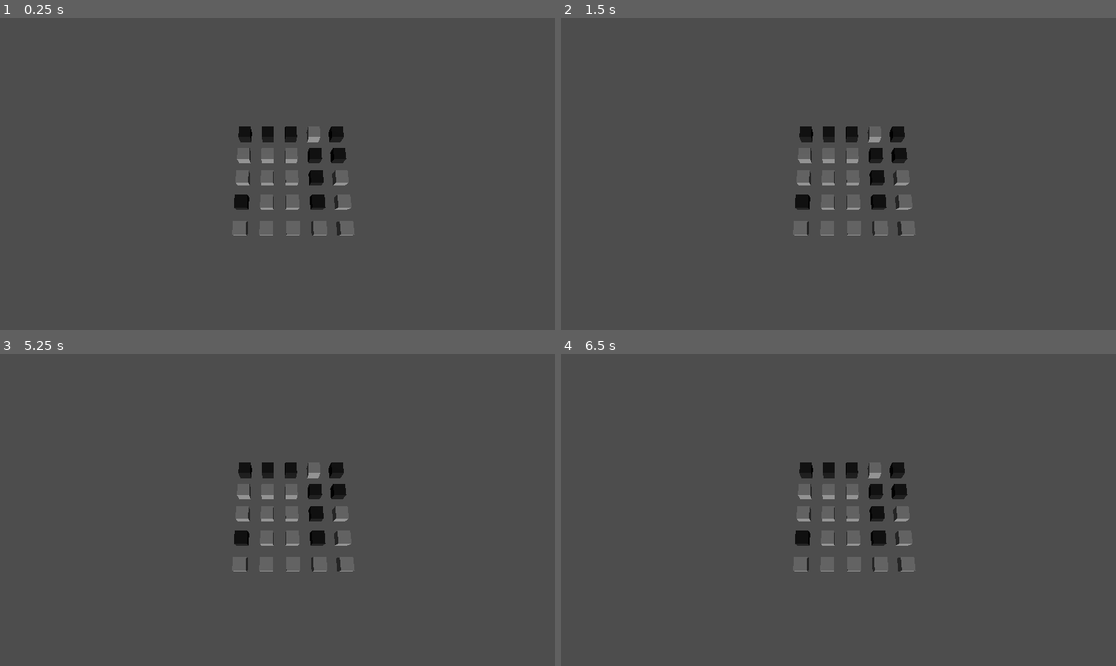
Above: before the commit, frames 1-4 (two rows, left to right).
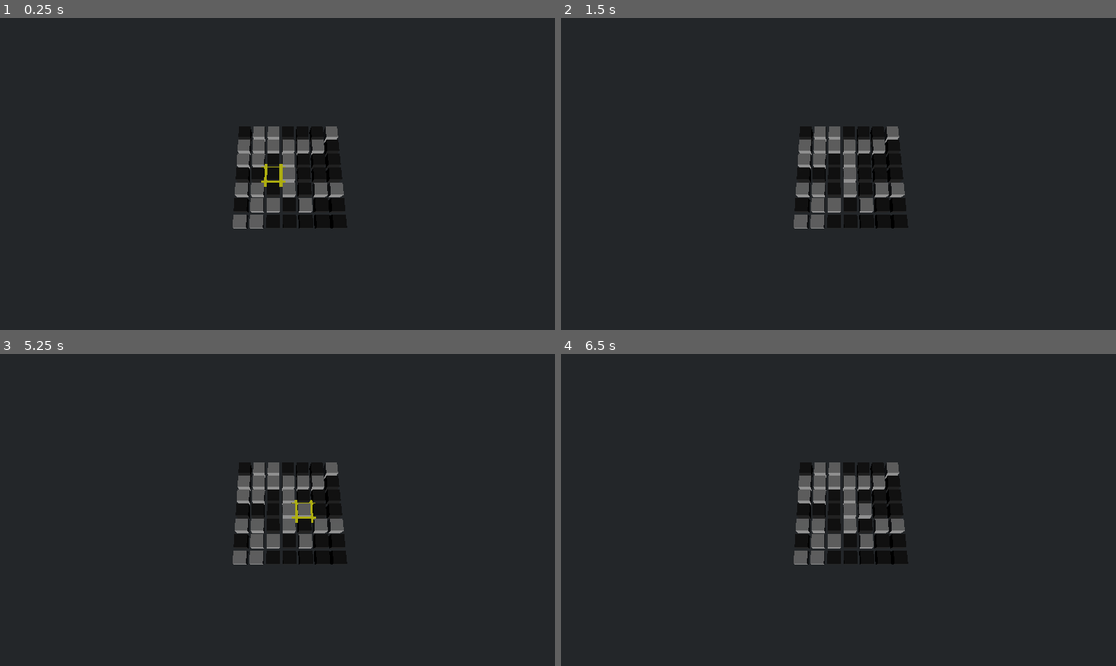
Above: after the commit, the same moments.

Repository: nicoexport/crops
Game: Godot game, scene res://scenes/game.tscn
Two runs of this game, one before a commit and one after it. Both use one fixed random seed, a clock stepped at 60 frames per second and the inputs below.
Inputs (mouse positions are in pixels of both pictures, inside the frame that each line leads up to):
- Up to frame 1 (0.25 s): no input
- Up to frame 2 (1.5 s): tap Enter at 0.5 s; move the mouse to (960, 158) at 0.52 s; click (960, 158) at 0.67 s; tap Space at 1.25 s; move the mouse to (727, 189) at 1.27 s; click (727, 189) at 1.42 s
- Up to frame 3 (5.25 s): tap Enter at 2, 3.5 s; move the mouse to (333, 441) at 2.02 s; click (333, 441) at 2.17 s; tap Space at 2.75, 4.25 s; move the mouse to (249, 572) at 2.77 s; click (249, 572) at 2.92 s; move the mouse to (444, 556) at 3.52 s; click (444, 556) at 3.67 s; move the mouse to (111, 463) at 4.27 s; click (111, 463) at 4.42 s; move the mouse to (305, 510) at 5.02 s; click (305, 510) at 5.17 s
- Up to frame 4 (6.5 s): move the mouse to (755, 432) at 5.77 s; click (755, 432) at 5.92 s

The runs differ from the first frame. In frame 1, 98% of the frame differs, in the area x 0-100%, y 0-100%; in frame 2, 98%; in frame 3, 97%; in frame 4, 97%.

Commit message:
implement interactions

Diff:
--- a/project.godot
+++ b/project.godot
@@ -8,11 +8,15 @@
 
 config_version=5
 
+[animation]
+
+compatibility/default_parent_skeleton_in_mesh_instance_3d=true
+
 [application]
 
 config/name="nicoexport.crops"
 run/main_scene="uid://b558skwnk2fpj"
-config/features=PackedStringArray("4.5", "Forward Plus")
+config/features=PackedStringArray("4.6", "Forward Plus")
 config/icon="res://icon.svg"
 
 [input]
--- a/resources/game_model.tres
+++ b/resources/game_model.tres
@@ -1,9 +1,9 @@
-[gd_resource type="Resource" script_class="GameModel" load_steps=2 format=3 uid="uid://dj5s8ewkfeaac"]
+[gd_resource type="Resource" script_class="GameModel" format=3 uid="uid://dj5s8ewkfeaac"]
 
 [ext_resource type="Script" uid="uid://ijjhclmdxjvy" path="res://scripts/game_model.gd" id="1_bf4gr"]
 
 [resource]
 script = ExtResource("1_bf4gr")
-width = 5
-height = 5
+width = 7
+height = 7
 metadata/_custom_type_script = "uid://ijjhclmdxjvy"
--- a/scenes/game.tscn
+++ b/scenes/game.tscn
@@ -1,204 +1,384 @@
-[gd_scene load_steps=7 format=3 uid="uid://b558skwnk2fpj"]
+[gd_scene format=3 uid="uid://b558skwnk2fpj"]
 
 [ext_resource type="Script" uid="uid://crlpaysy4bf1" path="res://scripts/grid_view.gd" id="1_uwrxv"]
 [ext_resource type="Resource" uid="uid://dj5s8ewkfeaac" path="res://resources/game_model.tres" id="2_yqjtg"]
 [ext_resource type="Script" uid="uid://cswxft7tfn0c3" path="res://scripts/cell_view.gd" id="3_lbhrr"]
 [ext_resource type="Script" uid="uid://ys4vuvkjx0an" path="res://scripts/interactor.gd" id="3_lnu2h"]
 
-[sub_resource type="Environment" id="Environment_lbhrr"]
+[sub_resource type="Environment" id="Environment_iywne"]
+background_mode = 1
+background_color = Color(0.1376, 0.14954665, 0.16, 1)
 
 [sub_resource type="StandardMaterial3D" id="StandardMaterial3D_yqjtg"]
 albedo_color = Color(0, 0, 0, 1)
 
-[node name="Game" type="Node3D"]
-
-[node name="Camera3D" type="Camera3D" parent="."]
+[node name="Game" type="Node3D" unique_id=1601715690]
+
+[node name="WorldEnvironment" type="WorldEnvironment" parent="." unique_id=1281295874]
+environment = SubResource("Environment_iywne")
+
+[node name="DirectionalLight3D" type="DirectionalLight3D" parent="." unique_id=1612295325]
+transform = Transform3D(1, 0, 0, 0, 0.93622524, 0.3514005, 0, -0.3514005, 0.93622524, 0, 5.2355986, 0)
+
+[node name="Camera3D" type="Camera3D" parent="." unique_id=449331607]
 transform = Transform3D(1, 0, 0, 0, 0.30158794, 0.95343834, 0, -0.95343834, 0.30158794, 2.8360748, 16.069145, 8.72625)
-environment = SubResource("Environment_lbhrr")
-
-[node name="GridView" type="Node3D" parent="."]
+
+[node name="GridView" type="Node3D" parent="." unique_id=639960668]
 script = ExtResource("1_uwrxv")
 cell_material_override = SubResource("StandardMaterial3D_yqjtg")
+spacing = Vector2(0.25, 0.25)
 model = ExtResource("2_yqjtg")
 
-[node name="@CSGBox3D@21015" type="CSGBox3D" parent="GridView"]
-use_collision = true
-script = ExtResource("3_lbhrr")
-
-[node name="@CSGBox3D@21016" type="CSGBox3D" parent="GridView"]
-transform = Transform3D(1, 0, 0, 0, 1, 0, 0, 0, 1, 0, 0, 2)
-use_collision = true
-material = SubResource("StandardMaterial3D_yqjtg")
-script = ExtResource("3_lbhrr")
-y = 1
-
-[node name="@CSGBox3D@21017" type="CSGBox3D" parent="GridView"]
-transform = Transform3D(1, 0, 0, 0, 1, 0, 0, 0, 1, 0, 0, 4)
-use_collision = true
-script = ExtResource("3_lbhrr")
-y = 2
-
-[node name="@CSGBox3D@21018" type="CSGBox3D" parent="GridView"]
-transform = Transform3D(1, 0, 0, 0, 1, 0, 0, 0, 1, 0, 0, 6)
-use_collision = true
-script = ExtResource("3_lbhrr")
-y = 3
-
-[node name="@CSGBox3D@21019" type="CSGBox3D" parent="GridView"]
-transform = Transform3D(1, 0, 0, 0, 1, 0, 0, 0, 1, 0, 0, 8)
-use_collision = true
-script = ExtResource("3_lbhrr")
-y = 4
-
-[node name="@CSGBox3D@21020" type="CSGBox3D" parent="GridView"]
-transform = Transform3D(1, 0, 0, 0, 1, 0, 0, 0, 1, 2, 0, 0)
-use_collision = true
-material = SubResource("StandardMaterial3D_yqjtg")
-script = ExtResource("3_lbhrr")
-x = 1
-
-[node name="@CSGBox3D@21021" type="CSGBox3D" parent="GridView"]
-transform = Transform3D(1, 0, 0, 0, 1, 0, 0, 0, 1, 2, 0, 2)
-use_collision = true
-script = ExtResource("3_lbhrr")
-x = 1
-y = 1
-
-[node name="@CSGBox3D@21022" type="CSGBox3D" parent="GridView"]
-transform = Transform3D(1, 0, 0, 0, 1, 0, 0, 0, 1, 2, 0, 4)
-use_collision = true
-script = ExtResource("3_lbhrr")
-x = 1
-y = 2
-
-[node name="@CSGBox3D@21023" type="CSGBox3D" parent="GridView"]
-transform = Transform3D(1, 0, 0, 0, 1, 0, 0, 0, 1, 2, 0, 6)
-use_collision = true
-script = ExtResource("3_lbhrr")
-x = 1
-y = 3
-
-[node name="@CSGBox3D@21024" type="CSGBox3D" parent="GridView"]
-transform = Transform3D(1, 0, 0, 0, 1, 0, 0, 0, 1, 2, 0, 8)
-use_collision = true
-material = SubResource("StandardMaterial3D_yqjtg")
-script = ExtResource("3_lbhrr")
-x = 1
-y = 4
-
-[node name="@CSGBox3D@21025" type="CSGBox3D" parent="GridView"]
-transform = Transform3D(1, 0, 0, 0, 1, 0, 0, 0, 1, 4, 0, 0)
-use_collision = true
-script = ExtResource("3_lbhrr")
-x = 2
-
-[node name="@CSGBox3D@21026" type="CSGBox3D" parent="GridView"]
-transform = Transform3D(1, 0, 0, 0, 1, 0, 0, 0, 1, 4, 0, 2)
-use_collision = true
-material = SubResource("StandardMaterial3D_yqjtg")
-script = ExtResource("3_lbhrr")
-x = 2
-y = 1
-
-[node name="@CSGBox3D@21027" type="CSGBox3D" parent="GridView"]
-transform = Transform3D(1, 0, 0, 0, 1, 0, 0, 0, 1, 4, 0, 4)
-use_collision = true
-script = ExtResource("3_lbhrr")
-x = 2
-y = 2
-
-[node name="@CSGBox3D@21028" type="CSGBox3D" parent="GridView"]
-transform = Transform3D(1, 0, 0, 0, 1, 0, 0, 0, 1, 4, 0, 6)
-use_collision = true
-script = ExtResource("3_lbhrr")
-x = 2
-y = 3
-
-[node name="@CSGBox3D@21029" type="CSGBox3D" parent="GridView"]
-transform = Transform3D(1, 0, 0, 0, 1, 0, 0, 0, 1, 4, 0, 8)
-use_collision = true
-material = SubResource("StandardMaterial3D_yqjtg")
-script = ExtResource("3_lbhrr")
-x = 2
-y = 4
-
-[node name="@CSGBox3D@21030" type="CSGBox3D" parent="GridView"]
-transform = Transform3D(1, 0, 0, 0, 1, 0, 0, 0, 1, 6, 0, 0)
-use_collision = true
-script = ExtResource("3_lbhrr")
-x = 3
-
-[node name="@CSGBox3D@21031" type="CSGBox3D" parent="GridView"]
-transform = Transform3D(1, 0, 0, 0, 1, 0, 0, 0, 1, 6, 0, 2)
-use_collision = true
-script = ExtResource("3_lbhrr")
-x = 3
-y = 1
-
-[node name="@CSGBox3D@21032" type="CSGBox3D" parent="GridView"]
-transform = Transform3D(1, 0, 0, 0, 1, 0, 0, 0, 1, 6, 0, 4)
-use_collision = true
-script = ExtResource("3_lbhrr")
-x = 3
-y = 2
-
-[node name="@CSGBox3D@21033" type="CSGBox3D" parent="GridView"]
-transform = Transform3D(1, 0, 0, 0, 1, 0, 0, 0, 1, 6, 0, 6)
-use_collision = true
-material = SubResource("StandardMaterial3D_yqjtg")
-script = ExtResource("3_lbhrr")
-x = 3
-y = 3
-
-[node name="@CSGBox3D@21034" type="CSGBox3D" parent="GridView"]
-transform = Transform3D(1, 0, 0, 0, 1, 0, 0, 0, 1, 6, 0, 8)
-use_collision = true
-script = ExtResource("3_lbhrr")
-x = 3
-y = 4
-
-[node name="@CSGBox3D@21035" type="CSGBox3D" parent="GridView"]
-transform = Transform3D(1, 0, 0, 0, 1, 0, 0, 0, 1, 8, 0, 0)
-use_collision = true
-material = SubResource("StandardMaterial3D_yqjtg")
-script = ExtResource("3_lbhrr")
-x = 4
-
-[node name="@CSGBox3D@21036" type="CSGBox3D" parent="GridView"]
-transform = Transform3D(1, 0, 0, 0, 1, 0, 0, 0, 1, 8, 0, 2)
-use_collision = true
-material = SubResource("StandardMaterial3D_yqjtg")
-script = ExtResource("3_lbhrr")
-x = 4
-y = 1
-
-[node name="@CSGBox3D@21037" type="CSGBox3D" parent="GridView"]
-transform = Transform3D(1, 0, 0, 0, 1, 0, 0, 0, 1, 8, 0, 4)
-use_collision = true
-script = ExtResource("3_lbhrr")
-x = 4
-y = 2
-
-[node name="@CSGBox3D@21038" type="CSGBox3D" parent="GridView"]
-transform = Transform3D(1, 0, 0, 0, 1, 0, 0, 0, 1, 8, 0, 6)
-use_collision = true
-script = ExtResource("3_lbhrr")
-x = 4
-y = 3
-
-[node name="@CSGBox3D@21039" type="CSGBox3D" parent="GridView"]
-transform = Transform3D(1, 0, 0, 0, 1, 0, 0, 0, 1, 8, 0, 8)
-use_collision = true
-material = SubResource("StandardMaterial3D_yqjtg")
-script = ExtResource("3_lbhrr")
-x = 4
-y = 4
-
-[node name="Interactor" type="Node3D" parent="."]
+[node name="@CSGBox3D@31109" type="CSGBox3D" parent="GridView" unique_id=222968471]
+use_collision = true
+material = SubResource("StandardMaterial3D_yqjtg")
+script = ExtResource("3_lbhrr")
+
+[node name="@CSGBox3D@31110" type="CSGBox3D" parent="GridView" unique_id=2072275440]
+transform = Transform3D(1, 0, 0, 0, 1, 0, 0, 0, 1, 0, 0, 1.25)
+use_collision = true
+material = SubResource("StandardMaterial3D_yqjtg")
+script = ExtResource("3_lbhrr")
+y = 1
+
+[node name="@CSGBox3D@31111" type="CSGBox3D" parent="GridView" unique_id=2076084159]
+transform = Transform3D(1, 0, 0, 0, 1, 0, 0, 0, 1, 0, 0, 2.5)
+use_collision = true
+material = SubResource("StandardMaterial3D_yqjtg")
+script = ExtResource("3_lbhrr")
+y = 2
+
+[node name="@CSGBox3D@31112" type="CSGBox3D" parent="GridView" unique_id=2099237503]
+transform = Transform3D(1, 0, 0, 0, 1, 0, 0, 0, 1, 0, 0, 3.75)
+use_collision = true
+material = SubResource("StandardMaterial3D_yqjtg")
+script = ExtResource("3_lbhrr")
+y = 3
+
+[node name="@CSGBox3D@31113" type="CSGBox3D" parent="GridView" unique_id=443211089]
+transform = Transform3D(1, 0, 0, 0, 1, 0, 0, 0, 1, 0, 0, 5)
+use_collision = true
+script = ExtResource("3_lbhrr")
+y = 4
+
+[node name="@CSGBox3D@31114" type="CSGBox3D" parent="GridView" unique_id=1640628861]
+transform = Transform3D(1, 0, 0, 0, 1, 0, 0, 0, 1, 0, 0, 6.25)
+use_collision = true
+material = SubResource("StandardMaterial3D_yqjtg")
+script = ExtResource("3_lbhrr")
+y = 5
+
+[node name="@CSGBox3D@31115" type="CSGBox3D" parent="GridView" unique_id=1927306113]
+transform = Transform3D(1, 0, 0, 0, 1, 0, 0, 0, 1, 0, 0, 7.5)
+use_collision = true
+script = ExtResource("3_lbhrr")
+y = 6
+
+[node name="@CSGBox3D@31116" type="CSGBox3D" parent="GridView" unique_id=1687128087]
+transform = Transform3D(1, 0, 0, 0, 1, 0, 0, 0, 1, 1.25, 0, 0)
+use_collision = true
+script = ExtResource("3_lbhrr")
+x = 1
+
+[node name="@CSGBox3D@31117" type="CSGBox3D" parent="GridView" unique_id=971467107]
+transform = Transform3D(1, 0, 0, 0, 1, 0, 0, 0, 1, 1.25, 0, 1.25)
+use_collision = true
+script = ExtResource("3_lbhrr")
+x = 1
+y = 1
+
+[node name="@CSGBox3D@31118" type="CSGBox3D" parent="GridView" unique_id=1451967396]
+transform = Transform3D(1, 0, 0, 0, 1, 0, 0, 0, 1, 1.25, 0, 2.5)
+use_collision = true
+material = SubResource("StandardMaterial3D_yqjtg")
+script = ExtResource("3_lbhrr")
+x = 1
+y = 2
+
+[node name="@CSGBox3D@31119" type="CSGBox3D" parent="GridView" unique_id=1970163373]
+transform = Transform3D(1, 0, 0, 0, 1, 0, 0, 0, 1, 1.25, 0, 3.75)
+use_collision = true
+script = ExtResource("3_lbhrr")
+x = 1
+y = 3
+
+[node name="@CSGBox3D@31120" type="CSGBox3D" parent="GridView" unique_id=866022860]
+transform = Transform3D(1, 0, 0, 0, 1, 0, 0, 0, 1, 1.25, 0, 5)
+use_collision = true
+script = ExtResource("3_lbhrr")
+x = 1
+y = 4
+
+[node name="@CSGBox3D@31121" type="CSGBox3D" parent="GridView" unique_id=2114428144]
+transform = Transform3D(1, 0, 0, 0, 1, 0, 0, 0, 1, 1.25, 0, 6.25)
+use_collision = true
+material = SubResource("StandardMaterial3D_yqjtg")
+script = ExtResource("3_lbhrr")
+x = 1
+y = 5
+
+[node name="@CSGBox3D@31122" type="CSGBox3D" parent="GridView" unique_id=1279711880]
+transform = Transform3D(1, 0, 0, 0, 1, 0, 0, 0, 1, 1.25, 0, 7.5)
+use_collision = true
+script = ExtResource("3_lbhrr")
+x = 1
+y = 6
+
+[node name="@CSGBox3D@31123" type="CSGBox3D" parent="GridView" unique_id=1594296418]
+transform = Transform3D(1, 0, 0, 0, 1, 0, 0, 0, 1, 2.5, 0, 0)
+use_collision = true
+material = SubResource("StandardMaterial3D_yqjtg")
+script = ExtResource("3_lbhrr")
+x = 2
+
+[node name="@CSGBox3D@31124" type="CSGBox3D" parent="GridView" unique_id=1821074825]
+transform = Transform3D(1, 0, 0, 0, 1, 0, 0, 0, 1, 2.5, 0, 1.25)
+use_collision = true
+material = SubResource("StandardMaterial3D_yqjtg")
+script = ExtResource("3_lbhrr")
+x = 2
+y = 1
+
+[node name="@CSGBox3D@31125" type="CSGBox3D" parent="GridView" unique_id=2142831400]
+transform = Transform3D(1, 0, 0, 0, 1, 0, 0, 0, 1, 2.5, 0, 2.5)
+use_collision = true
+script = ExtResource("3_lbhrr")
+x = 2
+y = 2
+
+[node name="@CSGBox3D@31126" type="CSGBox3D" parent="GridView" unique_id=710625650]
+transform = Transform3D(1, 0, 0, 0, 1, 0, 0, 0, 1, 2.5, 0, 3.75)
+use_collision = true
+script = ExtResource("3_lbhrr")
+x = 2
+y = 3
+
+[node name="@CSGBox3D@31127" type="CSGBox3D" parent="GridView" unique_id=949975445]
+transform = Transform3D(1, 0, 0, 0, 1, 0, 0, 0, 1, 2.5, 0, 5)
+use_collision = true
+script = ExtResource("3_lbhrr")
+x = 2
+y = 4
+
+[node name="@CSGBox3D@31128" type="CSGBox3D" parent="GridView" unique_id=971105262]
+transform = Transform3D(1, 0, 0, 0, 1, 0, 0, 0, 1, 2.5, 0, 6.25)
+use_collision = true
+script = ExtResource("3_lbhrr")
+x = 2
+y = 5
+
+[node name="@CSGBox3D@31129" type="CSGBox3D" parent="GridView" unique_id=321239267]
+transform = Transform3D(1, 0, 0, 0, 1, 0, 0, 0, 1, 2.5, 0, 7.5)
+use_collision = true
+material = SubResource("StandardMaterial3D_yqjtg")
+script = ExtResource("3_lbhrr")
+x = 2
+y = 6
+
+[node name="@CSGBox3D@31130" type="CSGBox3D" parent="GridView" unique_id=1421156382]
+transform = Transform3D(1, 0, 0, 0, 1, 0, 0, 0, 1, 3.75, 0, 0)
+use_collision = true
+script = ExtResource("3_lbhrr")
+x = 3
+
+[node name="@CSGBox3D@31131" type="CSGBox3D" parent="GridView" unique_id=2000443526]
+transform = Transform3D(1, 0, 0, 0, 1, 0, 0, 0, 1, 3.75, 0, 1.25)
+use_collision = true
+material = SubResource("StandardMaterial3D_yqjtg")
+script = ExtResource("3_lbhrr")
+x = 3
+y = 1
+
+[node name="@CSGBox3D@31132" type="CSGBox3D" parent="GridView" unique_id=945839345]
+transform = Transform3D(1, 0, 0, 0, 1, 0, 0, 0, 1, 3.75, 0, 2.5)
+use_collision = true
+material = SubResource("StandardMaterial3D_yqjtg")
+script = ExtResource("3_lbhrr")
+x = 3
+y = 2
+
+[node name="@CSGBox3D@31133" type="CSGBox3D" parent="GridView" unique_id=1990173907]
+transform = Transform3D(1, 0, 0, 0, 1, 0, 0, 0, 1, 3.75, 0, 3.75)
+use_collision = true
+material = SubResource("StandardMaterial3D_yqjtg")
+script = ExtResource("3_lbhrr")
+x = 3
+y = 3
+
+[node name="@CSGBox3D@31134" type="CSGBox3D" parent="GridView" unique_id=1351254518]
+transform = Transform3D(1, 0, 0, 0, 1, 0, 0, 0, 1, 3.75, 0, 5)
+use_collision = true
+script = ExtResource("3_lbhrr")
+x = 3
+y = 4
+
+[node name="@CSGBox3D@31135" type="CSGBox3D" parent="GridView" unique_id=1995476945]
+transform = Transform3D(1, 0, 0, 0, 1, 0, 0, 0, 1, 3.75, 0, 6.25)
+use_collision = true
+material = SubResource("StandardMaterial3D_yqjtg")
+script = ExtResource("3_lbhrr")
+x = 3
+y = 5
+
+[node name="@CSGBox3D@31136" type="CSGBox3D" parent="GridView" unique_id=1035374168]
+transform = Transform3D(1, 0, 0, 0, 1, 0, 0, 0, 1, 3.75, 0, 7.5)
+use_collision = true
+script = ExtResource("3_lbhrr")
+x = 3
+y = 6
+
+[node name="@CSGBox3D@31137" type="CSGBox3D" parent="GridView" unique_id=1220384945]
+transform = Transform3D(1, 0, 0, 0, 1, 0, 0, 0, 1, 5, 0, 0)
+use_collision = true
+material = SubResource("StandardMaterial3D_yqjtg")
+script = ExtResource("3_lbhrr")
+x = 4
+
+[node name="@CSGBox3D@31138" type="CSGBox3D" parent="GridView" unique_id=2039403567]
+transform = Transform3D(1, 0, 0, 0, 1, 0, 0, 0, 1, 5, 0, 1.25)
+use_collision = true
+material = SubResource("StandardMaterial3D_yqjtg")
+script = ExtResource("3_lbhrr")
+x = 4
+y = 1
+
+[node name="@CSGBox3D@31139" type="CSGBox3D" parent="GridView" unique_id=1999292944]
+transform = Transform3D(1, 0, 0, 0, 1, 0, 0, 0, 1, 5, 0, 2.5)
+use_collision = true
+script = ExtResource("3_lbhrr")
+x = 4
+y = 2
+
+[node name="@CSGBox3D@31140" type="CSGBox3D" parent="GridView" unique_id=1608215876]
+transform = Transform3D(1, 0, 0, 0, 1, 0, 0, 0, 1, 5, 0, 3.75)
+use_collision = true
+material = SubResource("StandardMaterial3D_yqjtg")
+script = ExtResource("3_lbhrr")
+x = 4
+y = 3
+
+[node name="@CSGBox3D@31141" type="CSGBox3D" parent="GridView" unique_id=1461307732]
+transform = Transform3D(1, 0, 0, 0, 1, 0, 0, 0, 1, 5, 0, 5)
+use_collision = true
+material = SubResource("StandardMaterial3D_yqjtg")
+script = ExtResource("3_lbhrr")
+x = 4
+y = 4
+
+[node name="@CSGBox3D@31142" type="CSGBox3D" parent="GridView" unique_id=1156562369]
+transform = Transform3D(1, 0, 0, 0, 1, 0, 0, 0, 1, 5, 0, 6.25)
+use_collision = true
+material = SubResource("StandardMaterial3D_yqjtg")
+script = ExtResource("3_lbhrr")
+x = 4
+y = 5
+
+[node name="@CSGBox3D@31143" type="CSGBox3D" parent="GridView" unique_id=1773936342]
+transform = Transform3D(1, 0, 0, 0, 1, 0, 0, 0, 1, 5, 0, 7.5)
+use_collision = true
+script = ExtResource("3_lbhrr")
+x = 4
+y = 6
+
+[node name="@CSGBox3D@31144" type="CSGBox3D" parent="GridView" unique_id=841462861]
+transform = Transform3D(1, 0, 0, 0, 1, 0, 0, 0, 1, 6.25, 0, 0)
+use_collision = true
+material = SubResource("StandardMaterial3D_yqjtg")
+script = ExtResource("3_lbhrr")
+x = 5
+
+[node name="@CSGBox3D@31145" type="CSGBox3D" parent="GridView" unique_id=975836701]
+transform = Transform3D(1, 0, 0, 0, 1, 0, 0, 0, 1, 6.25, 0, 1.25)
+use_collision = true
+script = ExtResource("3_lbhrr")
+x = 5
+y = 1
+
+[node name="@CSGBox3D@31146" type="CSGBox3D" parent="GridView" unique_id=135754325]
+transform = Transform3D(1, 0, 0, 0, 1, 0, 0, 0, 1, 6.25, 0, 2.5)
+use_collision = true
+script = ExtResource("3_lbhrr")
+x = 5
+y = 2
+
+[node name="@CSGBox3D@31147" type="CSGBox3D" parent="GridView" unique_id=93851979]
+transform = Transform3D(1, 0, 0, 0, 1, 0, 0, 0, 1, 6.25, 0, 3.75)
+use_collision = true
+script = ExtResource("3_lbhrr")
+x = 5
+y = 3
+
+[node name="@CSGBox3D@31148" type="CSGBox3D" parent="GridView" unique_id=736035858]
+transform = Transform3D(1, 0, 0, 0, 1, 0, 0, 0, 1, 6.25, 0, 5)
+use_collision = true
+material = SubResource("StandardMaterial3D_yqjtg")
+script = ExtResource("3_lbhrr")
+x = 5
+y = 4
+
+[node name="@CSGBox3D@31149" type="CSGBox3D" parent="GridView" unique_id=1531376864]
+transform = Transform3D(1, 0, 0, 0, 1, 0, 0, 0, 1, 6.25, 0, 6.25)
+use_collision = true
+material = SubResource("StandardMaterial3D_yqjtg")
+script = ExtResource("3_lbhrr")
+x = 5
+y = 5
+
+[node name="@CSGBox3D@31150" type="CSGBox3D" parent="GridView" unique_id=1267117616]
+transform = Transform3D(1, 0, 0, 0, 1, 0, 0, 0, 1, 6.25, 0, 7.5)
+use_collision = true
+script = ExtResource("3_lbhrr")
+x = 5
+y = 6
+
+[node name="@CSGBox3D@31151" type="CSGBox3D" parent="GridView" unique_id=600846849]
+transform = Transform3D(1, 0, 0, 0, 1, 0, 0, 0, 1, 7.5, 0, 0)
+use_collision = true
+script = ExtResource("3_lbhrr")
+x = 6
+
+[node name="@CSGBox3D@31152" type="CSGBox3D" parent="GridView" unique_id=1431833757]
+transform = Transform3D(1, 0, 0, 0, 1, 0, 0, 0, 1, 7.5, 0, 1.25)
+use_collision = true
+script = ExtResource("3_lbhrr")
+x = 6
+y = 1
+
+[node name="@CSGBox3D@31153" type="CSGBox3D" parent="GridView" unique_id=1895025991]
+transform = Transform3D(1, 0, 0, 0, 1, 0, 0, 0, 1, 7.5, 0, 2.5)
+use_collision = true
+script = ExtResource("3_lbhrr")
+x = 6
+y = 2
+
+[node name="@CSGBox3D@31154" type="CSGBox3D" parent="GridView" unique_id=1041015504]
+transform = Transform3D(1, 0, 0, 0, 1, 0, 0, 0, 1, 7.5, 0, 3.75)
+use_collision = true
+script = ExtResource("3_lbhrr")
+x = 6
+y = 3
+
+[node name="@CSGBox3D@31155" type="CSGBox3D" parent="GridView" unique_id=389850872]
+transform = Transform3D(1, 0, 0, 0, 1, 0, 0, 0, 1, 7.5, 0, 5)
+use_collision = true
+script = ExtResource("3_lbhrr")
+x = 6
+y = 4
+
+[node name="@CSGBox3D@31156" type="CSGBox3D" parent="GridView" unique_id=172187273]
+transform = Transform3D(1, 0, 0, 0, 1, 0, 0, 0, 1, 7.5, 0, 6.25)
+use_collision = true
+script = ExtResource("3_lbhrr")
+x = 6
+y = 5
+
+[node name="@CSGBox3D@31157" type="CSGBox3D" parent="GridView" unique_id=1453582644]
+transform = Transform3D(1, 0, 0, 0, 1, 0, 0, 0, 1, 7.5, 0, 7.5)
+use_collision = true
+material = SubResource("StandardMaterial3D_yqjtg")
+script = ExtResource("3_lbhrr")
+x = 6
+y = 6
+
+[node name="Interactor" type="Node3D" parent="." unique_id=1833000602]
 script = ExtResource("3_lnu2h")
-
-[node name="CSGBox3D" type="CSGBox3D" parent="."]
-use_collision = true
-
-[node name="DirectionalLight3D" type="DirectionalLight3D" parent="."]
-transform = Transform3D(1, 0, 0, 0, 0.93622524, 0.3514005, 0, -0.3514005, 0.93622524, 0, 5.2355986, 0)
--- a/scripts/cell_view.gd
+++ b/scripts/cell_view.gd
@@ -5,9 +5,9 @@
 @export var y: int
 
 
-signal slot_interacted(x: int, y: int)
+signal slot_interacted(x: int, y: int, interaction: BaseInteraction)
 
 
-func interact() -> void:
+func interact(interaction: BaseInteraction) -> void:
 	print("CellView at (", x, ",", y, ") interacted.")
-	slot_interacted.emit(x, y)
+	slot_interacted.emit(x, y, interaction)
--- a/scripts/grid_view.gd
+++ b/scripts/grid_view.gd
@@ -2,6 +2,11 @@
 class_name GridView extends Node3D
 
 @export var cell_material_override: StandardMaterial3D
+
+@export var spacing: Vector2:
+	set(v):
+		spacing = v
+		_rebuild_from_model()
 
 @export var model: GameModel:
 	set(m):
@@ -20,6 +25,9 @@
 
 
 func setup_grid_sockets(new_width: int, new_height: int) -> void:
+	if !is_inside_tree():
+		return
+
 	# Clear existing grid view
 	for n in get_children():
 		if n is CSGBox3D:
@@ -42,7 +50,7 @@
 			cell_view.x = x
 			cell_view.y = y
 			# Assuming a predefined mesh for grid cells
-			cell_view.position = Vector3(x * 2, 0, y * 2)
+			cell_view.position = Vector3(x * (1.0 + spacing.x), 0, y * (1.0 + spacing.y))
 			cell_view.use_collision = true
 			cell_view.slot_interacted.connect(_on_slot_interacted)
 			add_child(cell_view)
@@ -108,11 +116,7 @@
 			box.material = null
 
 
-func _on_slot_interacted(x: int, y: int) -> void:
-	print("Slot interacted at:", x, y)
+func _on_slot_interacted(x: int, y: int, interaction: BaseInteraction) -> void:
 	if model != null:
-		print("Slot interacted at:", x, y)
-		# Example interaction: toggle cell value
-		var current_value = model.cells.get(Vector2i(x, y), 0)
-		var new_value = 1 if current_value == 0 else 0
-		model.set_cell(x, y, new_value)
+		interaction.perform(x, y, model)
+		return
--- /dev/null
+++ b/scripts/interactions/base_interaction.gd
@@ -0,0 +1,3 @@
+@abstract class_name BaseInteraction
+
+@abstract func perform(x: int, y: int, model: GameModel)
--- /dev/null
+++ b/scripts/interactions/interaction_change_value.gd
@@ -0,0 +1,7 @@
+class_name InteractionChangeValue extends BaseInteraction
+
+
+func perform(x: int, y: int, model: GameModel):
+    var current_value = model.cells.get(Vector2i(x, y), 0)
+    var new_value = 1 if current_value == 0 else 0
+    model.set_cell(x, y, new_value)
--- /dev/null
+++ b/scripts/interactions/interaction_print_coords.gd
@@ -0,0 +1,5 @@
+class_name InteractionPrintCoords extends BaseInteraction
+
+
+func perform(x: int, y: int, _model: GameModel):
+    print("Performed print action at: ", str(x), " : ", str(y))
--- a/scripts/interactor.gd
+++ b/scripts/interactor.gd
@@ -1,4 +1,5 @@
 extends Node3D
+
 
 var highlight_box: CSGBox3D
 var interaction_intended: bool = false
@@ -18,10 +19,9 @@
 		if event.button_index == MOUSE_BUTTON_LEFT:
 			if event.pressed:
 				interaction_intended = true
-				print("Interaction intended")
 
 
-func _physics_process(delta: float) -> void:
+func _physics_process(_delta: float) -> void:
 	shoot_ray_from_mouse()
 
 
@@ -48,15 +48,13 @@
 
 	if result:
 		highlight_box.visible = true
-		var position: Vector3 = result.collider.global_position
-		highlight_box.position = position
+		var pos: Vector3 = result.collider.global_position
+		highlight_box.position = pos
 
 		if interaction_intended:
-			print("Interacted at position:", position, "with collider:", result.collider)
-
 			if result.collider is CellView:
 				var cell_view: CellView = result.collider
-				cell_view.interact()
+				cell_view.interact(InteractionChangeValue.new())
 
 	else:
 		highlight_box.visible = false
Not shown, added: scripts/interactions/base_interaction.gd.uid
Not shown, added: scripts/interactions/interaction_change_value.gd.uid
Not shown, added: scripts/interactions/interaction_print_coords.gd.uid
